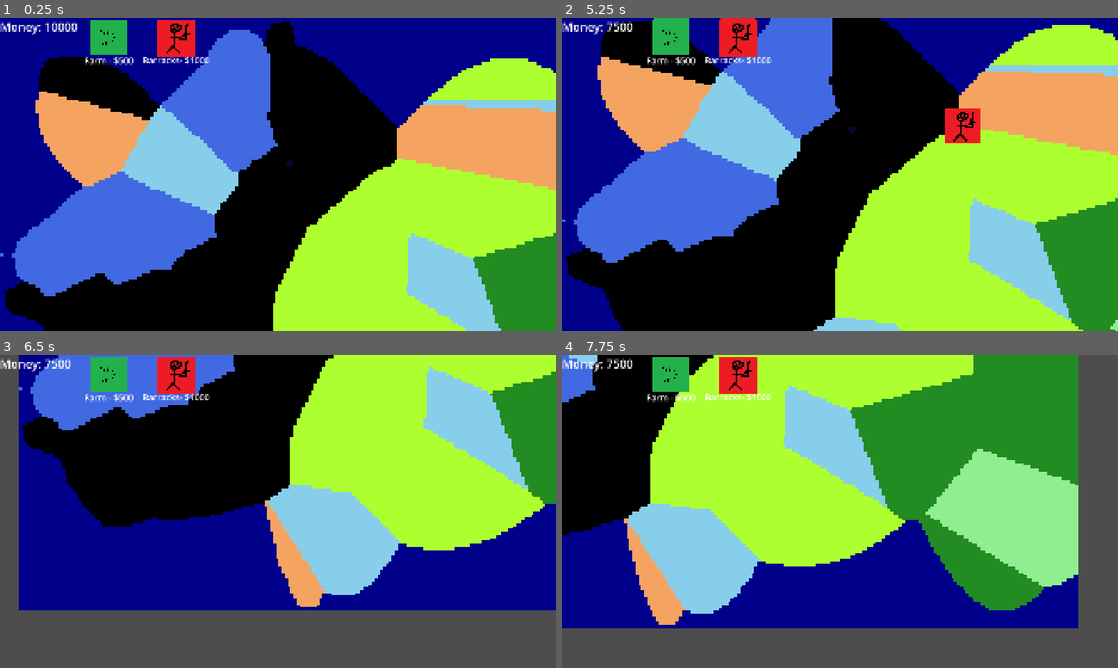
Above: before the commit, frames 1-4 (two rows, left to right).
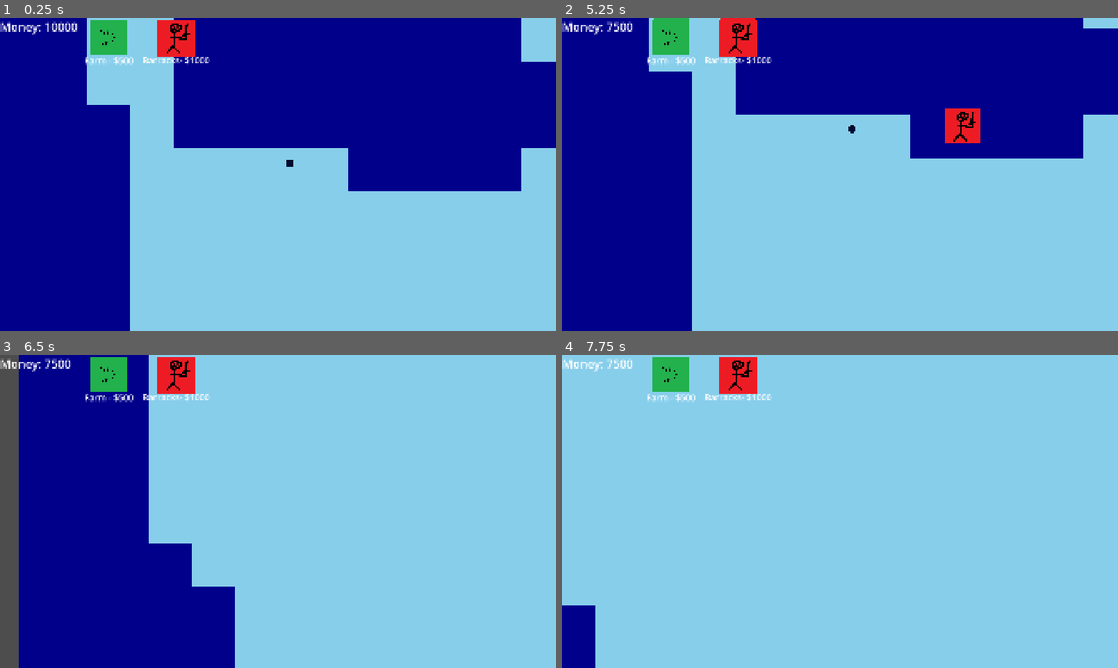
Above: after the commit, the same moments.

Repository: NathanBerglas/ROR-Testing
Game: Godot game, scene res://scenes/main.tscn
The game is run twice, just before and just after one commit, with the same random seed, the same clock (stepped at 60 frames per second) and the same inputs.
Inputs (mouse positions are in pixels of both pictures, inside the frame that each line leads up to):
- Up to frame 1 (0.25 s): no input
- Up to frame 2 (5.25 s): click (667, 36) at 0.5 s; click (739, 36) at 1.25 s; click (667, 36) at 2 s; click (739, 36) at 2.75 s; click (667, 36) at 3.5 s; click (739, 36) at 4.25 s; tap Enter at 5 s; move the mouse to (962, 158) at 5.02 s; hold S (move_camera_down) from 5.03 s (still down)
- Up to frame 3 (6.5 s): move the mouse to (166, 527) at 5.77 s; release S (move_camera_down) at 5.78 s; tap A (move_camera_left) at 5.85 s
- Up to frame 4 (7.75 s): move the mouse to (895, 442) at 6.52 s; hold D (move_camera_right) 6.53-7.28 s; move the mouse to (812, 574) at 7.27 s; tap W (move_camera_up) at 7.35 s

The runs differ from the first frame. In frame 1, 74% of the frame differs, in the area x 0-100%, y 0-100%; in frame 2, 79%; in frame 3, 75%; in frame 4, 89%.
Error before the commit: Out of bounds get index '2' (on base: 'Array[Array]') (res://scripts/BiomeGen/NatesBiomeGen.gd:88)

Commit message:
Bug fixing?

Diff:
--- a/scenes/Meeples/meepleControl.tscn
+++ b/scenes/Meeples/meepleControl.tscn
@@ -27,18 +27,16 @@
 offset_right = 678.0
 offset_bottom = 432.0
 
-[node name="Rightclick Menu" type="CanvasLayer" parent="."]
+[node name="VBoxContainer" type="VBoxContainer" parent="."]
+offset_right = 199.0
+offset_bottom = 66.0
 
-[node name="VBoxContainer" type="VBoxContainer" parent="Rightclick Menu"]
-offset_right = 40.0
-offset_bottom = 40.0
-
-[node name="Order" type="Button" parent="Rightclick Menu/VBoxContainer"]
+[node name="Order" type="Button" parent="VBoxContainer"]
 layout_mode = 2
 theme_override_styles/focus = SubResource("StyleBoxEmpty_mbxmy")
 text = "1- Order Selected Troops"
 
-[node name="Group" type="Button" parent="Rightclick Menu/VBoxContainer"]
+[node name="Group" type="Button" parent="VBoxContainer"]
 layout_mode = 2
 theme_override_styles/focus = SubResource("StyleBoxEmpty_jurxu")
 text = "2 - Create/Merge Groups"
--- a/scenes/main.tscn
+++ b/scenes/main.tscn
@@ -20,4 +20,3 @@
 light_mask = 512
 visibility_layer = 512
 z_index = -2
-SCREEN_RESOLUTION = Vector2i(28800, 16200)
--- a/scripts/BiomeGen/NatesBiomeGen.gd
+++ b/scripts/BiomeGen/NatesBiomeGen.gd
@@ -1,7 +1,7 @@
 extends Node2D
 
 # Main Area
-@export var SCREEN_RESOLUTION: Vector2i = Vector2i(1920,1080)
+@export var SCREEN_RESOLUTION: Vector2i = Vector2i(1920 * 15,15 * 1080)
 @export var COLS: int = 192
 var PIXELS_PER_TILE: int = int(SCREEN_RESOLUTION.x / COLS)
 var ROWS: int = int(SCREEN_RESOLUTION.y / PIXELS_PER_TILE)
--- a/scripts/Meeples/meeple_control.gd
+++ b/scripts/Meeples/meeple_control.gd
@@ -3,9 +3,9 @@
 @export var targetMarker: Sprite2D
 @export var meeple_prefab: PackedScene
 @onready var selection_box = $ColorRect
-@onready var RCLICKORDER = $"Rightclick Menu/VBoxContainer/Order"
-@onready var RCLICKGROUP = $"Rightclick Menu/VBoxContainer/Group"
-@onready var RCLICKMENU = $"Rightclick Menu/VBoxContainer"
+@onready var RCLICKORDER = $VBoxContainer/Order
+@onready var RCLICKGROUP = $VBoxContainer/Group
+@onready var RCLICKMENU = $VBoxContainer
 var group: Array[Array] = [[]]
 var group_targets: Array[Vector2] = [Vector2(1000,500)]
 var teammates = []
